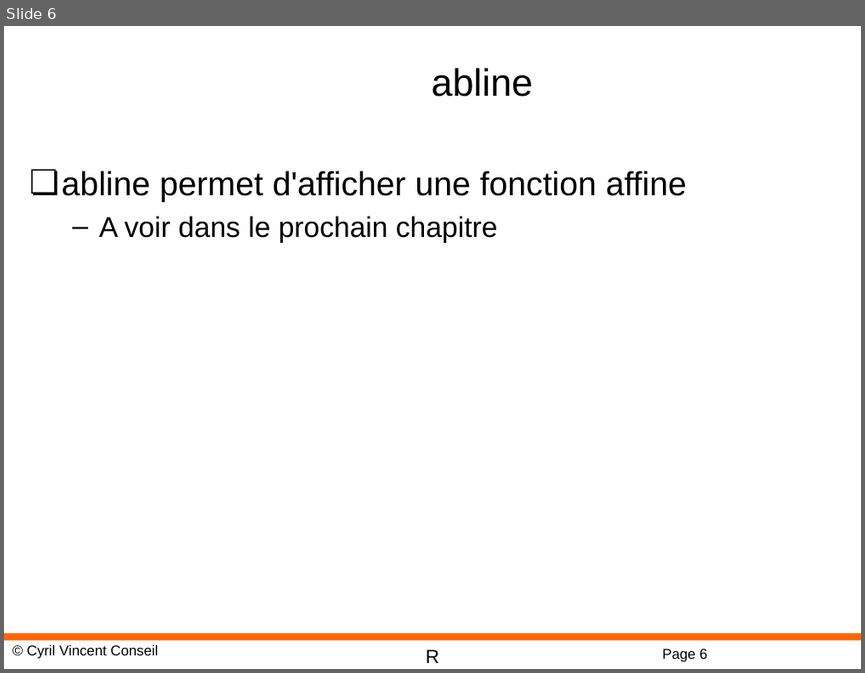
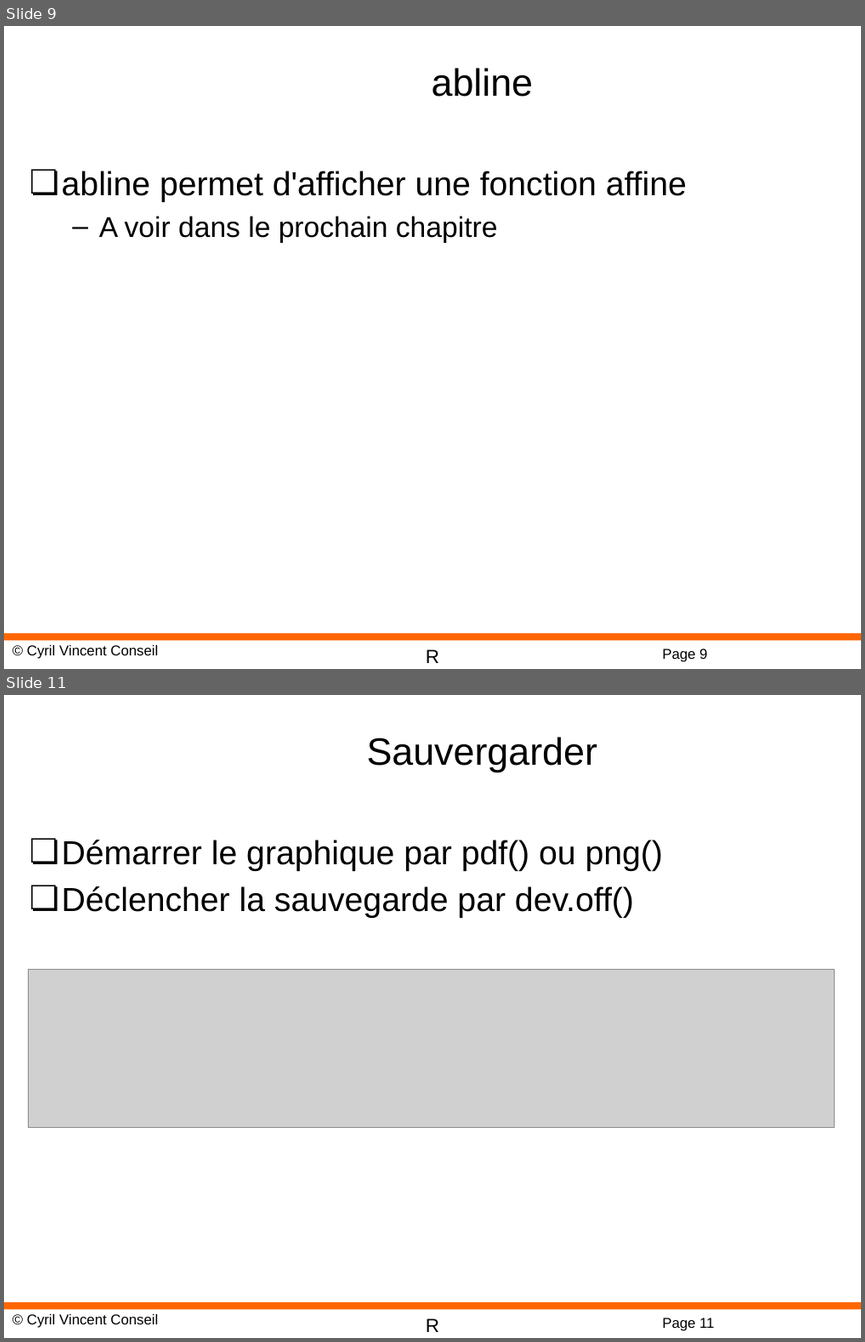
Before and after one commit to cyrilvincent/R, a slide deck: ppt/R-07-Graphic.pptx. Shown one above the other, each under a label of ours: slide 6 before the commit, slides 9 and 11 after it; the slides between them are not shown. The pictures are 865x673 and 865x1342 pixels, drawn with LibreOffice and Linux fonts; fonts in the diff are those of the drawing; grey boxes stand for pictures; background and template pictures are left out. Boxes give left, top, right and bottom in pixels: in the first picture for what was removed or moved away, otherwise in the second. Text is boxed around its words. In the diff, an @@ line names an element or a change of style, - is before the commit and + after.

```diff
--- a/ppt/R-07-Graphic.pptx
+++ b/ppt/R-07-Graphic.pptx
@@ slide 11 added at box(4, 695, 861, 1338), background #FFFFFF; not listed: 4 template elements that a slide beside it also shows @@
@@ title added at box(367, 737, 597, 772), 32 pt, text #000000 @@
+Sauvergarder
@@ text added at box(62, 839, 663, 918), 28 pt, text #000000 @@
+❏ Démarrer le graphique par pdf() ou png()
+❏ Déclencher la sauvegarde par dev.off()
@@ picture added at box(29, 970, 835, 1127) @@
@@ what was slide 6 is now slide 9 @@
@@ page number at box(662, 648, 707, 662): text changed @@
-Page 6
+Page 9
```
Also in this commit, not shown: 1 slide changed, 4 other slides added, 4 slides removed, 3 other files.
